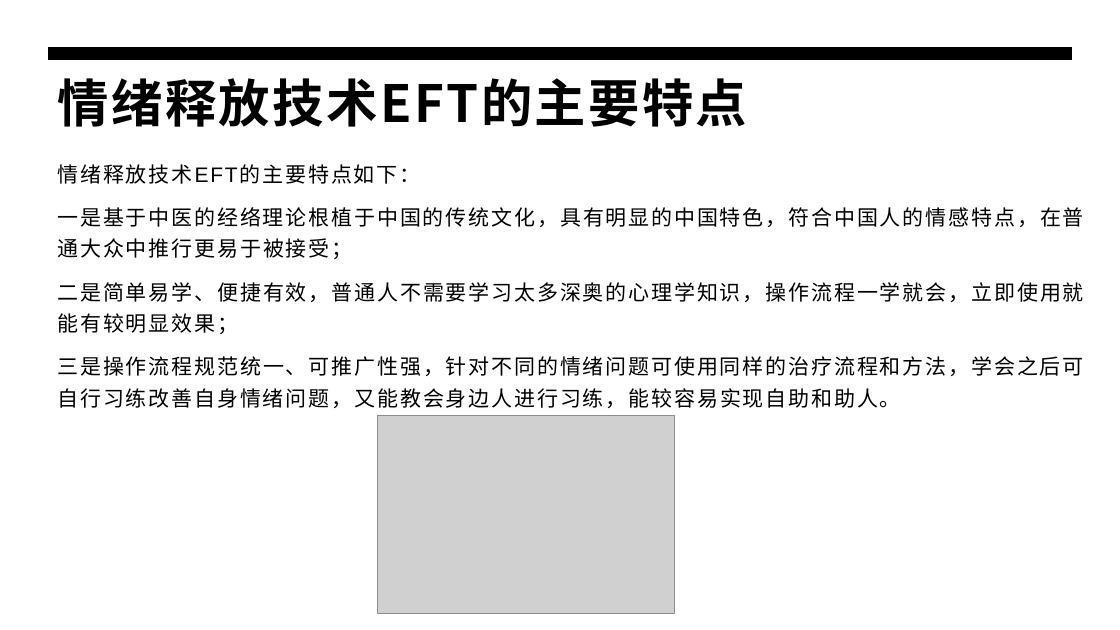
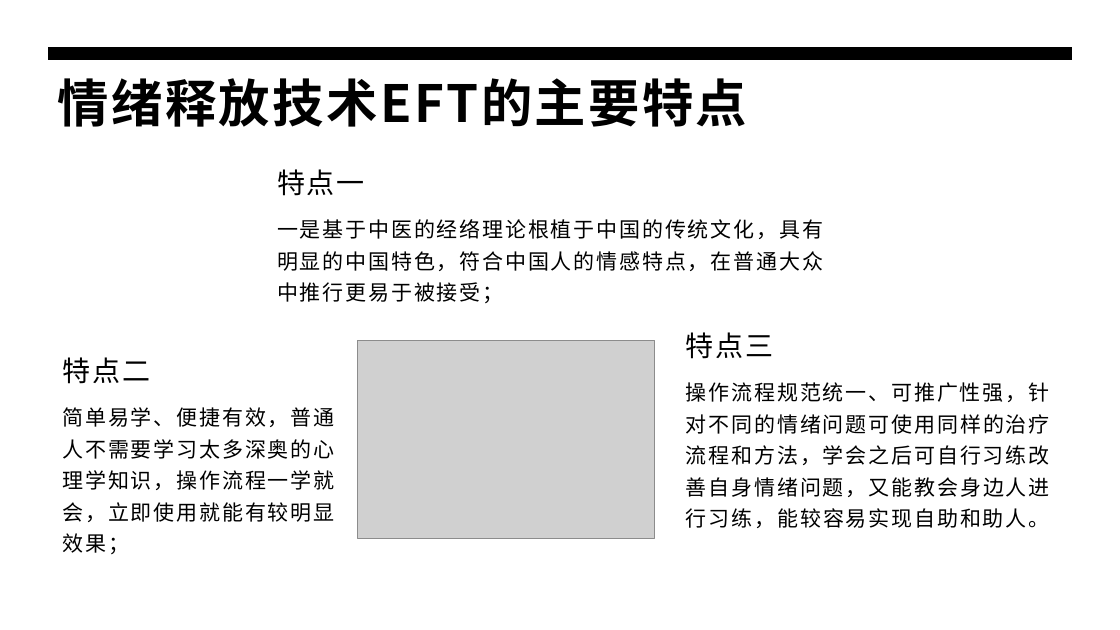
Before and after one commit to panxibei/writing, a slide deck: slide 3 of 44_心理学/28_浥尘伙伴社团原创：音乐治疗/PPT/浥尘伙伴社团原创：情绪释放疗法（EFT）心理训练.pptx (slide 4 before the commit). Drawn at 1120x630 pixels with LibreOffice and Linux fonts; fonts in the diff are those of the drawing; grey boxes stand for pictures. Boxes give left, top, right and bottom in pixels: in the first picture for what was removed or moved away, otherwise in the second. Text is boxed around its words. In the diff, an @@ line names an element or a change of style, - is before the commit and + after.

```diff
--- a/44_心理学/28_浥尘伙伴社团原创：音乐治疗/PPT/浥尘伙伴社团原创：情绪释放疗法（EFT）心理训练.pptx
+++ b/44_心理学/28_浥尘伙伴社团原创：音乐治疗/PPT/浥尘伙伴社团原创：情绪释放疗法（EFT）心理训练.pptx
@@ text "特点一": place and size @@
-text "特点一" at bbox=[57, 164, 1084, 408]
+text "特点一" at bbox=[277, 169, 823, 303]
@@ text at bbox=[277, 169, 365, 196]: text changed; size 18 to 24 pt @@
-情绪释放技术EFT的主要特点如下：
+特点一
@@ text at bbox=[57, 282, 1084, 408]: paragraphs removed @@
-二是简单易学、便捷有效，普通人不需要学习太多深奥的心理学知识，操作流程一学就会，立即使用就能有较明显效果；
-三是操作流程规范统一、可推广性强，针对不同的情绪问题可使用同样的治疗流程和方法，学会之后可自行习练改善自身情绪问题，又能教会身边人进行习练，能较容易实现自助和助人。
@@ text added at bbox=[62, 357, 334, 554], 18 pt, text #000000 @@
+特点二
+简单易学、便捷有效，普通人不需要学习太多深奥的心理学知识，操作流程一学就会，立即使用就能有较明显效果；
@@ picture: place and size @@
-picture at bbox=[377, 416, 675, 614]
+picture at bbox=[358, 340, 655, 539]
@@ text added at bbox=[686, 332, 1050, 528], 18 pt, text #000000 @@
+特点三
+操作流程规范统一、可推广性强，针对不同的情绪问题可使用同样的治疗流程和方法，学会之后可自行习练改善自身情绪问题，又能教会身边人进行习练，能较容易实现自助和助人。
```
Also in this commit, not shown: 8 other slides changed, 2 slides added.
